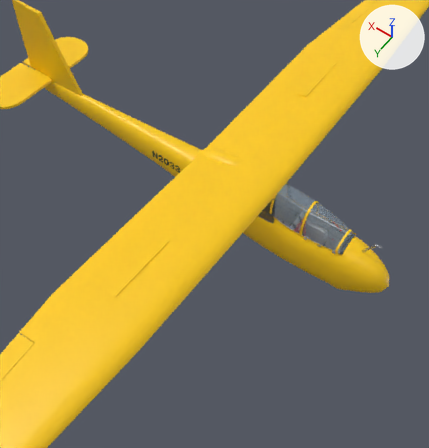
Two versions of the glTF model unity/Assets/_Project/Resources/Models/glider-2-33-like/glider-2-33-like-own.glb, one commit apart.
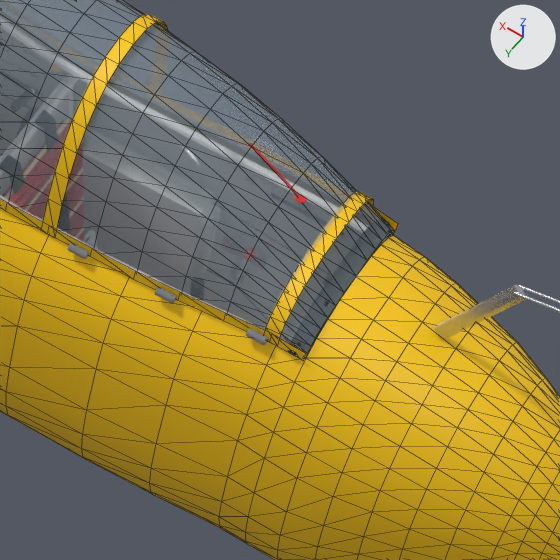
Each version is shown from a camera (50 mm lens) standing at (-3.234, 5.566, 7.361) and looking at (0.044, 0.977, 0.15), then close up on the part from 68% to 89% of the width and 44% to 64% of the height. Arrows for +X, +Y and +Z are at upper right; the lights stay in place. The older version's two pictures come first. The close-ups show mesh edges as thin lines. Where no turn or scale is listed for an object, it has been applied to the vertices. Vertices at exactly the same position are counted once.

The first close-up shows 'Canopy_Frame', 'Canopy_Glass', 'Fuselage_Painted', 'Pitot' and 6 more.
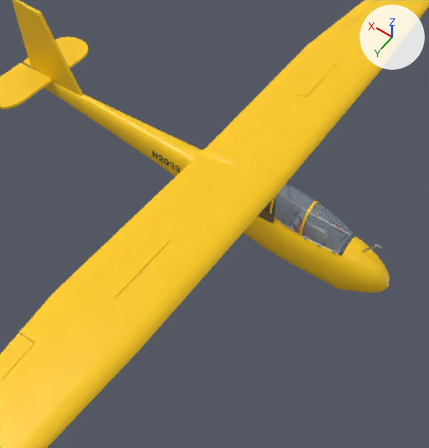
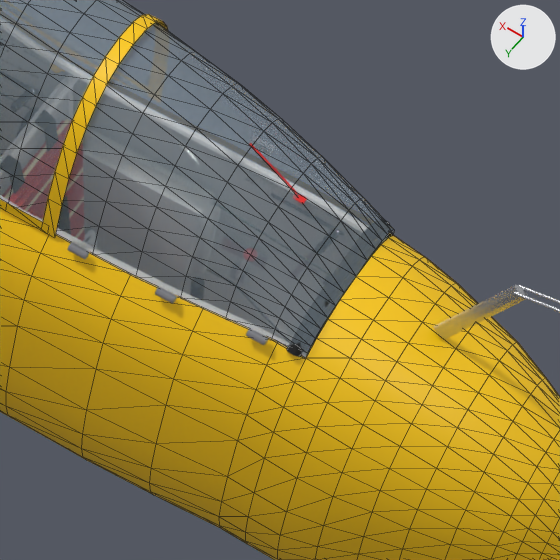
Where the change shows, as pixel boxes (x1, y1, x2, y2) in the close-ups (560 x 560 px):
'Canopy_Frame', reshaped
    before: (0, 14, 398, 361)
    after: (0, 14, 168, 238)
part 1 of me_canopy_frame, deleted
    before: (265, 191, 374, 343)
part 2 of me_canopy_frame, deleted (mostly hidden)
    before: (373, 207, 398, 232)
part 3 of me_canopy_frame, deleted
    before: (48, 226, 306, 361)

The change, as a diff of the scene's bpy script:
```diff
--- a/unity/Assets/_Project/Resources/Models/glider-2-33-like/glider-2-33-like-own.glb.py
+++ b/unity/Assets/_Project/Resources/Models/glider-2-33-like/glider-2-33-like-own.glb.py
@@ me_canopy_frame @@
 # used by ob_canopy_frame; location = (0.0, 0.0, 0.0)
-me_canopy_frame.from_pydata(...)  # 150 vertices, 140 faces; spans x -1.787..-0.5, y -0.265..0.265, z -0.053..0.516
+me_canopy_frame.from_pydata(...)  # 92 vertices, 84 faces; spans x -1.104..-0.5, y -0.265..0.265, z -0.053..0.516
+# me_canopy_frame part 1: the loose piece of 34 vertices spanning x -1.715..-1.675, y -0.247..0.247, z -0.039..0.131 is deleted
+# me_canopy_frame part 2: 12 vertices removed from x -1.787..-1.207, y -0.265..-0.241, z -0.053..-0.003
+# me_canopy_frame part 3: 12 vertices removed from x -1.787..-1.207, y 0.241..0.265, z -0.053..-0.003
 me_canopy_frame.materials.append(mat_paint_yellow)
```
